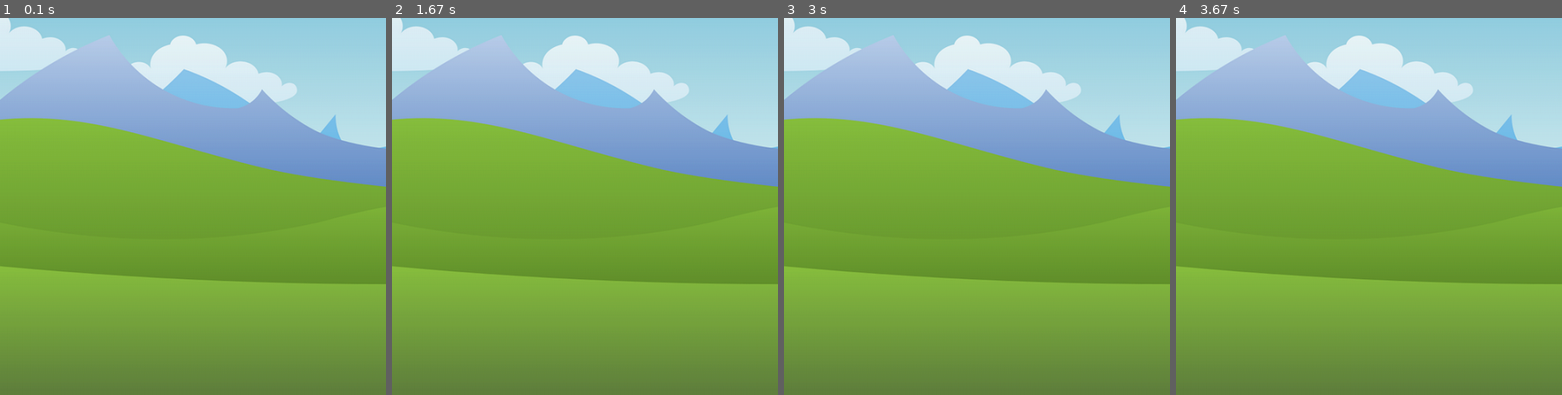
Above: before the commit, frames 1-4 (left to right).
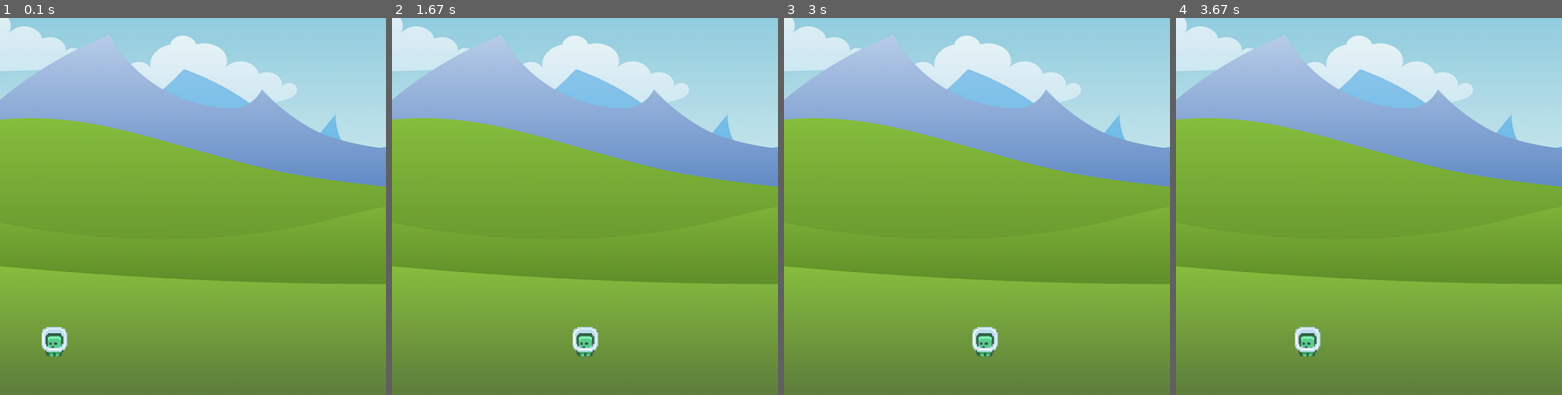
Above: after the commit, the same moments.

Repository: alexchugun/PyGameProject-Bridge
Game: pygame game, started from main.py
Two runs of this game, one before a commit and one after it. Both use one fixed random seed, a clock stepped at 60 frames per second and the inputs below.
Inputs:
- Up to frame 1 (0.1 s): no input
- Up to frame 2 (1.67 s): hold Right 0.33-0.8 s; hold Right 0.83-1.3 s; hold Left from 1.33 s (still down)
- Up to frame 3 (3 s): release Left at 1.87 s; hold Left 1.9-2.3 s; hold Right 2.33-2.97 s
- Up to frame 4 (3.67 s): hold Left 3-3.47 s; hold Right from 3.5 s (still down)
The pictures show only the part of the screen within x 0-50%, y 50-100%; the shares and areas given below are measured in that part.

The runs differ from the first frame. In frame 1, 0.5% of the frame differs, in the area x 10-18%, y 81-90%; in frame 2, 0.5%, in the area x 46-54%, y 81-90%; in frame 3, 0.5%; in frame 4, 0.5%.

Commit message:
Add Player

Diff:
--- a/main.py
+++ b/main.py
@@ -1,5 +1,6 @@
 import pygame
 from settings import *
+from player import Player
 
 pygame.init()
 
@@ -11,8 +12,12 @@
 
 is_running = True
 
+player = Player(50, 910)
+
 while is_running:
     screen.blit(background_image, (0, 0))
+
+    player.update(screen)
 
     for event in pygame.event.get():
         if event.type == pygame.QUIT:
--- /dev/null
+++ b/player.py
@@ -0,0 +1,27 @@
+import pygame.transform
+from settings import *
+
+
+class Player:
+    def __init__(self, x, y):
+        player_image = pygame.image.load('assets/images/player.png')
+        self.player_image = pygame.transform.scale(player_image, (40, 40))
+        self.rect = self.player_image.get_rect()
+        self.rect.x = x
+        self.rect.y = y
+        self.image_width = self.player_image.get_width()
+        self.image_height = self.player_image.get_height()
+
+    def update(self, screen):
+        dx = 0
+
+        key = pygame.key.get_pressed()
+
+        if key[pygame.K_LEFT]:
+            dx -= VELOCITY
+        if key[pygame.K_RIGHT]:
+            dx += VELOCITY
+
+        self.rect.x += dx
+
+        screen.blit(self.player_image, self.rect)
--- a/settings.py
+++ b/settings.py
@@ -1,3 +1,5 @@
 SCREEN_WIDTH = 1000
 SCREEN_HEIGHT = 1000
 FPS = 60
+
+VELOCITY = 5
